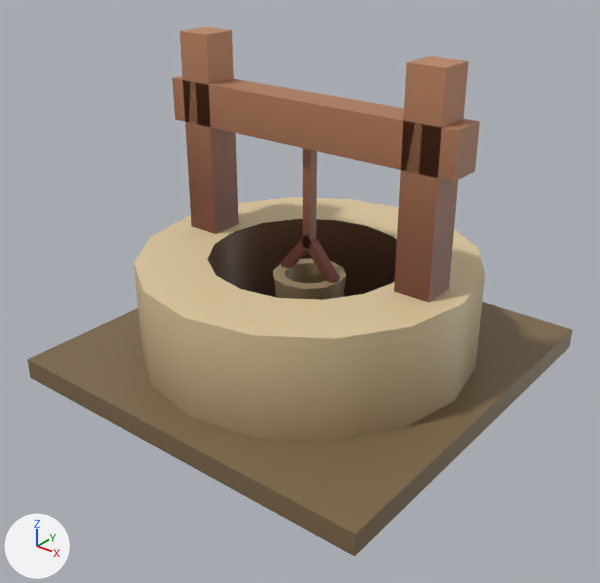
A saved change to the FBX model AJE/Assets/Models/Enviroment/SM_Well_Round.fbx.
One viewpoint serves both versions: a camera (50 mm lens) standing at (6.61, -7.91, 4.45) and looking at (2.12, -2.3, 0.97). The axes (+X, +Y, +Z) are drawn at lower left. The lights are the same throughout. Where no turn or scale is listed for an object, it has been applied to the vertices.

In view in the first picture: 'Well_Round'.
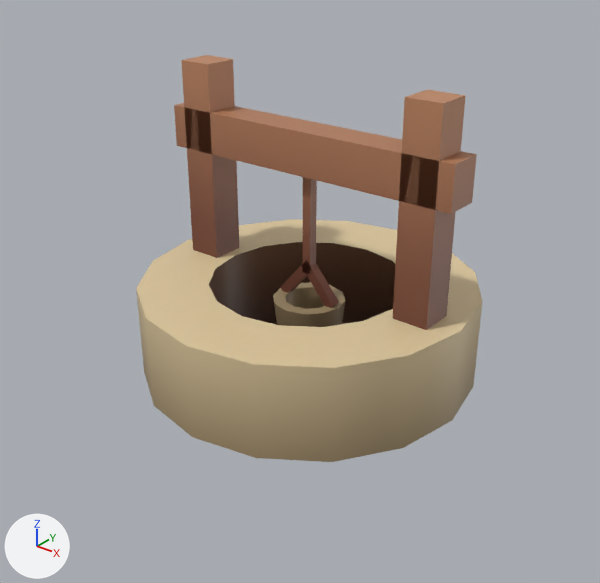
Changed parts and their boxes [x1, y1, x2, y2] in the pictures (600 x 583 px; the box of a moved part takes in the faces that stretch with it):
```json
{"object": "Well_Round", "change": "reshaped", "before": [27, 27, 572, 556], "after": [136, 55, 482, 462], "on screen": "36% narrower, 23% shorter"}
{"part": 1, "of": "me_mesh", "change": "moved or reshaped", "before": [303, 148, 317, 249], "after": [302, 177, 317, 274]}
{"part": 2, "of": "me_mesh", "change": "moved or reshaped", "before": [172, 76, 480, 182], "after": [174, 103, 477, 214]}
{"part": 3, "of": "me_mesh", "change": "moved or reshaped", "before": [301, 236, 340, 283], "after": [302, 260, 339, 308]}
{"part": 4, "of": "me_mesh", "change": "moved or reshaped", "before": [273, 258, 346, 300], "after": [273, 282, 345, 327]}
{"part": 5, "of": "me_mesh", "change": "moved or reshaped", "before": [180, 27, 239, 234], "after": [181, 55, 239, 258]}
{"part": 6, "of": "me_mesh", "change": "moved or reshaped", "before": [394, 56, 469, 303], "after": [393, 90, 466, 330]}
{"part": 7, "of": "me_mesh", "change": "moved or reshaped", "before": [280, 235, 311, 269], "after": [280, 261, 309, 293]}
{"part": 8, "of": "me_mesh", "change": "rebuilt", "before": [134, 197, 485, 442], "after": [136, 219, 482, 462]}
{"part": 9, "of": "me_mesh", "change": "deleted", "before": [27, 302, 572, 556], "on screen": "brown"}
```

Scene script edits in JSON lines:
```json
{"block": "me_mesh", "where": "# used by ob_well_round; location = (0.0, 0.0, 0.0)"}
{"op": "remove", "block": "me_mesh", "code": "me_mesh.from_pydata(...)  # 171 vertices, 166 faces; spans x 0.0..4.0, y -4.0..0.0, z 0.0..3.21"}
{"op": "add", "block": "me_mesh", "code": "me_mesh.from_pydata(...)  # 163 vertices, 160 faces; spans x 0.3..3.7, y -3.7..-0.3, z 0.0..2.94"}
{"block": "me_mesh", "change": "me_mesh part 1: the loose piece of 8 vertices spanning x 1.95..2.05, y -2.05..-1.95, z 1.3..2.35 is moved by (0.0, 0.0, -0.27)"}
{"block": "me_mesh", "change": "me_mesh part 2: the loose piece of 8 vertices spanning x 0.4..3.6, y -2.18..-1.82, z 2.34..2.75 is moved by (0.0, 0.0, -0.27)"}
{"block": "me_mesh", "change": "me_mesh part 3: the loose piece of 8 vertices spanning x 1.94..2.34, y -2.05..-1.95, z 0.97..1.45 is moved by (0.0, 0.0, -0.27)"}
{"block": "me_mesh", "change": "me_mesh part 4: the loose piece of 50 vertices spanning x 1.63..2.37, y -2.37..-1.63, z 0.37..1.02 is moved by (0.0, 0.0, -0.27)"}
{"block": "me_mesh", "change": "me_mesh part 5: the loose piece of 8 vertices spanning x 0.55..0.9, y -2.18..-1.82, z 0.71..3.21 is moved by (0.0, 0.0, -0.27)"}
{"block": "me_mesh", "change": "me_mesh part 6: the loose piece of 8 vertices spanning x 3.1..3.45, y -2.18..-1.82, z 0.71..3.21 is moved by (0.0, 0.0, -0.27)"}
{"block": "me_mesh", "change": "me_mesh part 7: the loose piece of 8 vertices spanning x 1.66..2.07, y -2.05..-1.95, z 0.97..1.45 is moved by (0.0, 0.0, -0.27)"}
{"block": "me_mesh", "change": "me_mesh part 8: the loose piece of 65 vertices spanning x 0.3..3.7, y -3.7..-0.3, z 0.21..1.21 is rebuilt with 65 vertices and now spans x 0.3..3.7, y -3.7..-0.3, z 0.0..0.94"}
{"block": "me_mesh", "change": "me_mesh part 9: the loose piece of 8 vertices spanning x 0.0..4.0, y -4.0..0.0, z 0.0..0.21 is deleted"}
```
